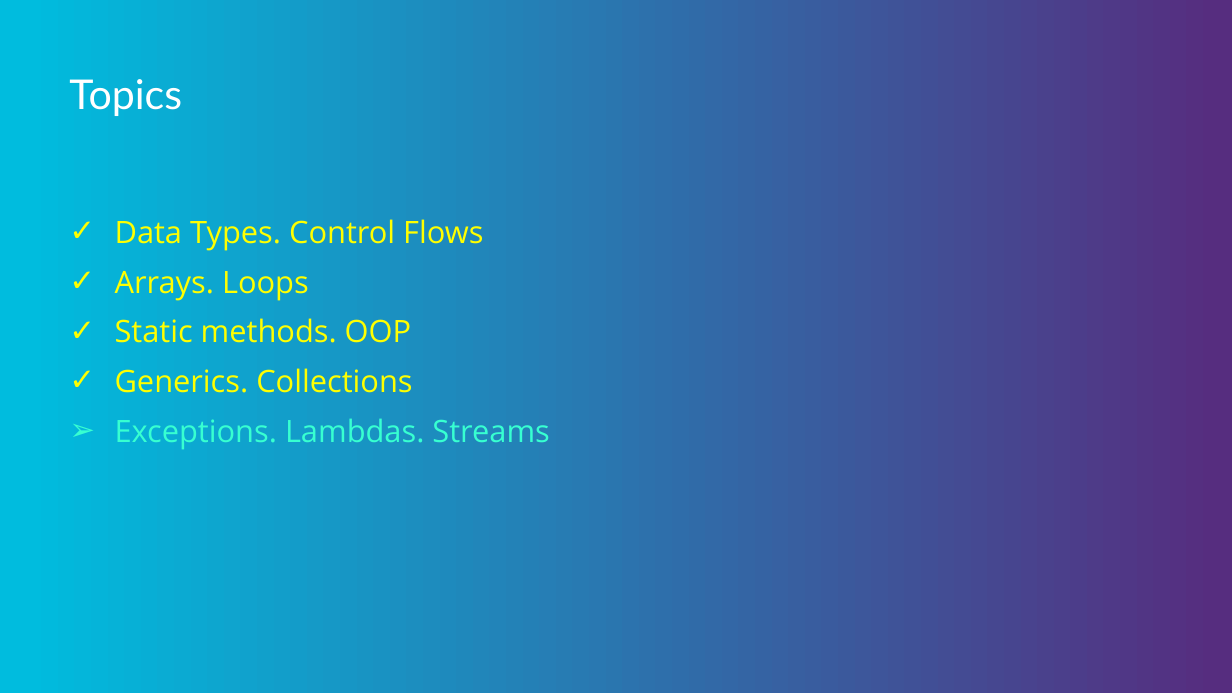
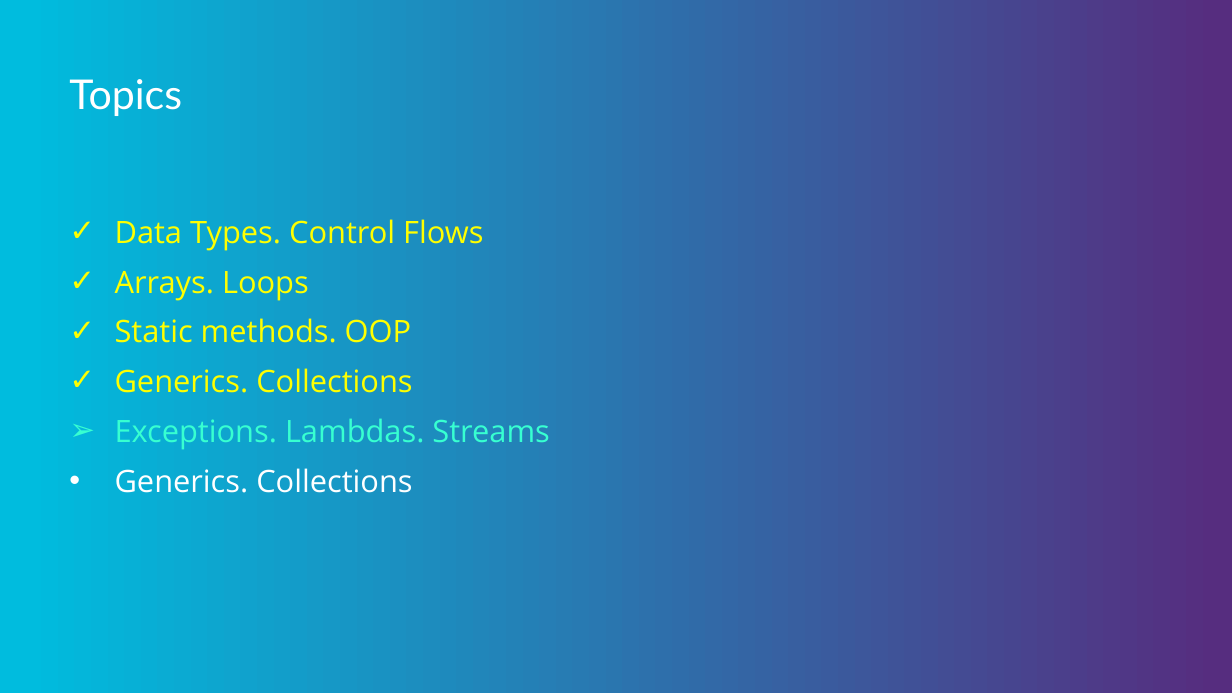
Before and after one commit to java-basic-tutorial/lessons, a slide deck: slide 2 of lesson05/lesson05.pptx. Drawn at 1232x693 pixels with LibreOffice and Linux fonts; fonts in the diff are those of the drawing; background and template pictures are left out. Boxes give left, top, right and bottom in pixels: in the first picture for what was removed or moved away, otherwise in the second. Text is boxed around its words. In the diff, an @@ line names an element or a change of style, - is before the commit and + after.

```diff
--- a/lesson05/lesson05.pptx
+++ b/lesson05/lesson05.pptx
@@ text at box(115, 468, 412, 493): paragraph added @@
+• Generics. Collections
```
Also in this commit, not shown: 9 other slides changed, 2 other files.
